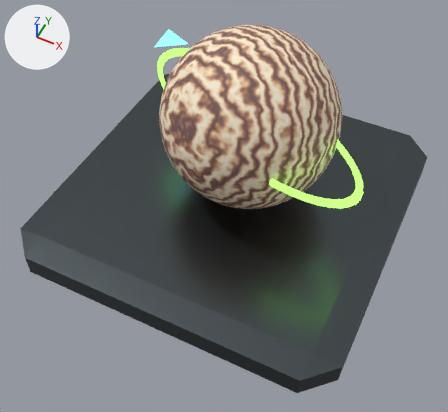
Before and after pictures for a commit that changed the Blender file assets/source/app-icon.blend.
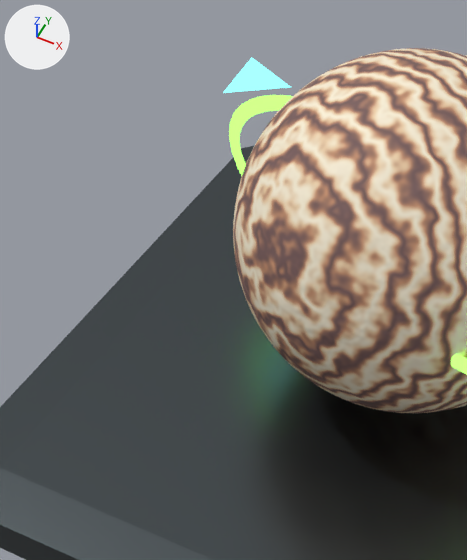
Old and new are each drawn whole from a camera (50 mm lens) standing at (1.108, -2.36, 2.543) and looking at (0.071, -0.287, -0.048) and again close up on the part from 9% to 62% of the width and 0% to 69% of the height. Lighting does not change. The marker at upper left points along +X, +Y and +Z. The last two pictures show the newer version.
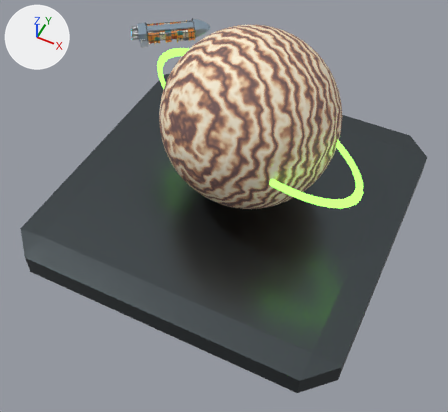
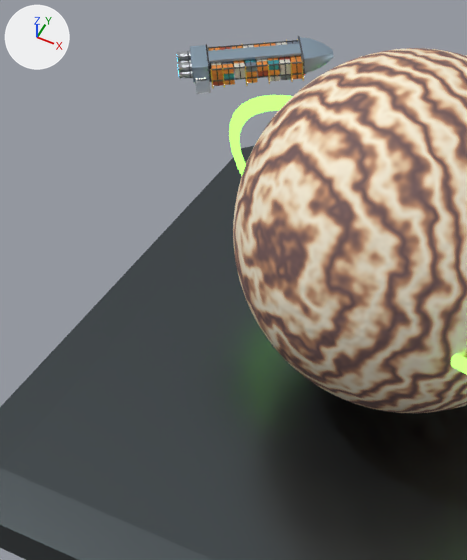
Pixel boxes (x1, y1, x2, y2) of what changed, in the close-ups (467 x 560 px):
'Beacon', added
    after: (177, 36, 334, 94)
'Cone', deleted (cyan)
    before: (223, 57, 291, 93)

Diff of the bpy script that builds the scene:
```diff
--- a/assets/source/app-icon.blend.py
+++ b/assets/source/app-icon.blend.py
@@ ob_cone @@
-ob_cone = bpy.data.objects.new('Cone', me_cone)
@@ ob_beacon @@
+ob_beacon = bpy.data.objects.new('Beacon', me_cube_360)  # 10544 vertices, 5592 faces; spans x -2.4..2.4, y -0.81..0.81, z -4.41..4.41; in mat_port_light (red #ff503f, glowing red #ff503f), mat_gunmetal_frame (dark grey #5d6169), mat_titanium_hull (greyish blue #99afc0), mat_bare_steel (light grey #b8bcbf), mat_canopy (cyan #2c6f7e), mat_hazard_yellow (yellow #edbf3f), mat_hazard_black (dark grey #303035), mat_cargo_orange (orange #f19945), mat_container_rib (dark grey #3f3f45), mat_cargo_latches (grey #767e84), mat_cargo_ivory (light grey #dad7cb), mat_cargo_teal (cyan #3f99a2), mat_cargo_slate (greyish blue #7c8695), mat_cargo_rust (orange #b35538), mat_window_light (pale yellow #fff8e5, glowing pale yellow #fff8e5), mat_engine_blue (cyan #50cbff, glowing cyan #50cbff), mat_starboard_light (green #59ff89, glowing green #59ff89)
+ob_beacon.location = (-0.6, 0.36, 0.5)
+ob_beacon.rotation_euler = (1.571, 0.0, 2.182)  # degrees (90, 0, 125)
+ob_beacon.scale = (0.0522, 0.0522, 0.0522)
```
